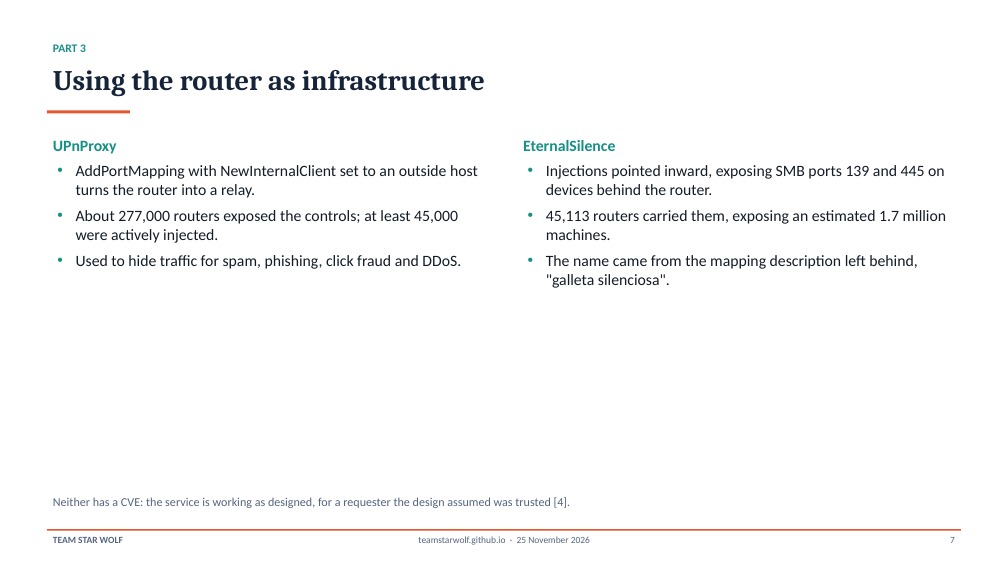
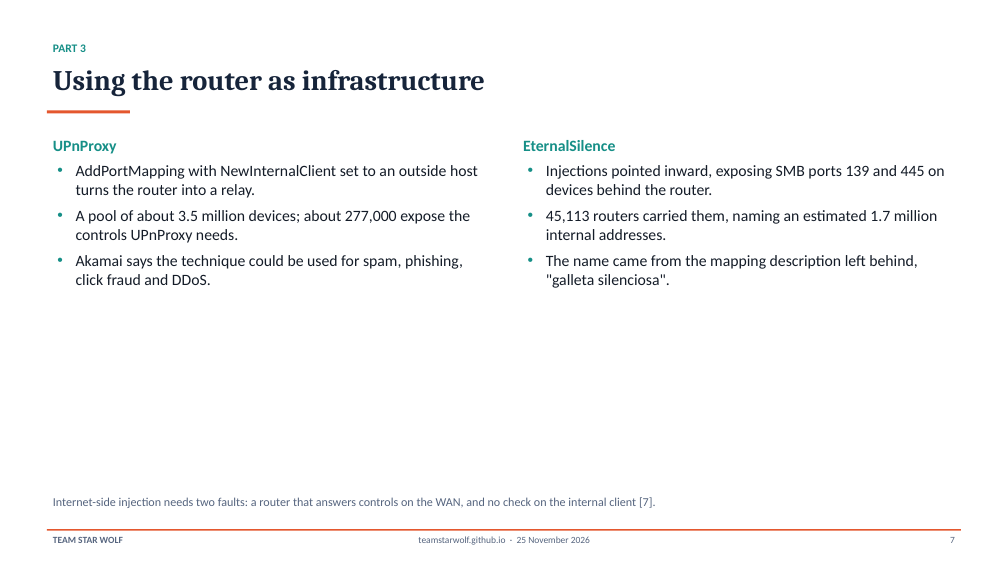
Before and after one commit to TeamStarWolf/TeamStarWolf, a slide deck: slide 7 of case-studies/slides/UPnP_Home_Network_Case_Study.pptx. Drawn at 1008x567 pixels with LibreOffice and Linux fonts; fonts in the diff are those of the drawing. Boxes give left, top, right and bottom in pixels: in the first picture for what was removed or moved away, otherwise in the second. Text is boxed around its words. In the diff, an @@ line names an element or a change of style, - is before the commit and + after.

```diff
--- a/case-studies/slides/UPnP_Home_Network_Case_Study.pptx
+++ b/case-studies/slides/UPnP_Home_Network_Case_Study.pptx
@@ text at <box>76,210,470,285</box>: text changed @@
-• About 277,000 routers exposed the controls; at least 45,000 were actively injected.
-• Used to hide traffic for spam, phishing, click fraud and DDoS.
+• A pool of about 3.5 million devices; about 277,000 expose the controls UPnProxy needs.
+• Akamai says the technique could be used for spam, phishing, click fraud and DDoS.
@@ text at <box>546,210,938,240</box>: text changed @@
-• 45,113 routers carried them, exposing an estimated 1.7 million machines.
+• 45,113 routers carried them, naming an estimated 1.7 million internal addresses.
@@ text at <box>53,497,656,508</box>: text changed @@
-Neither has a CVE: the service is working as designed, for a requester the design assumed was trusted [4].
+Internet-side injection needs two faults: a router that answers controls on the WAN, and no check on the internal client [7].
```
Also in this commit, not shown: 12 other slides changed, 7 other files.
